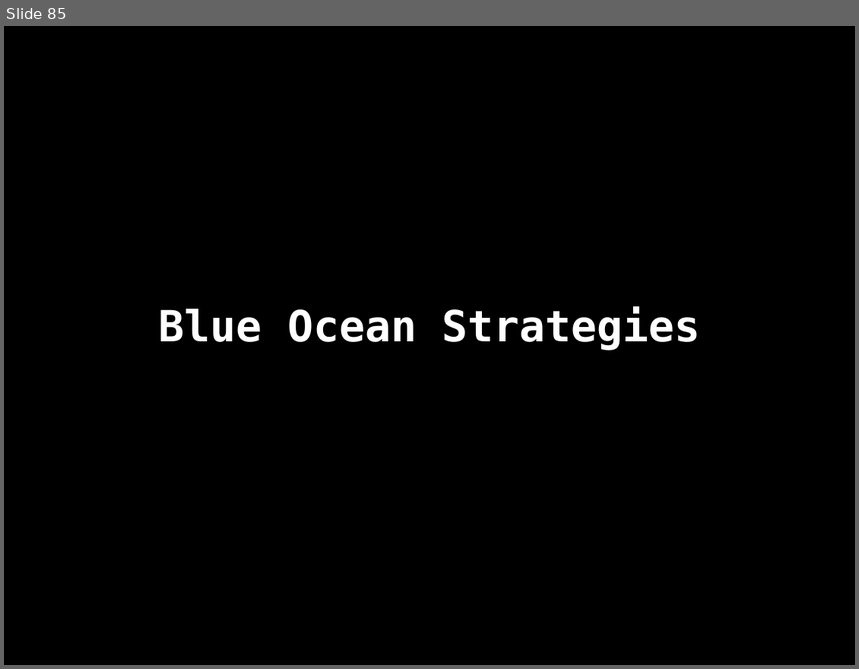
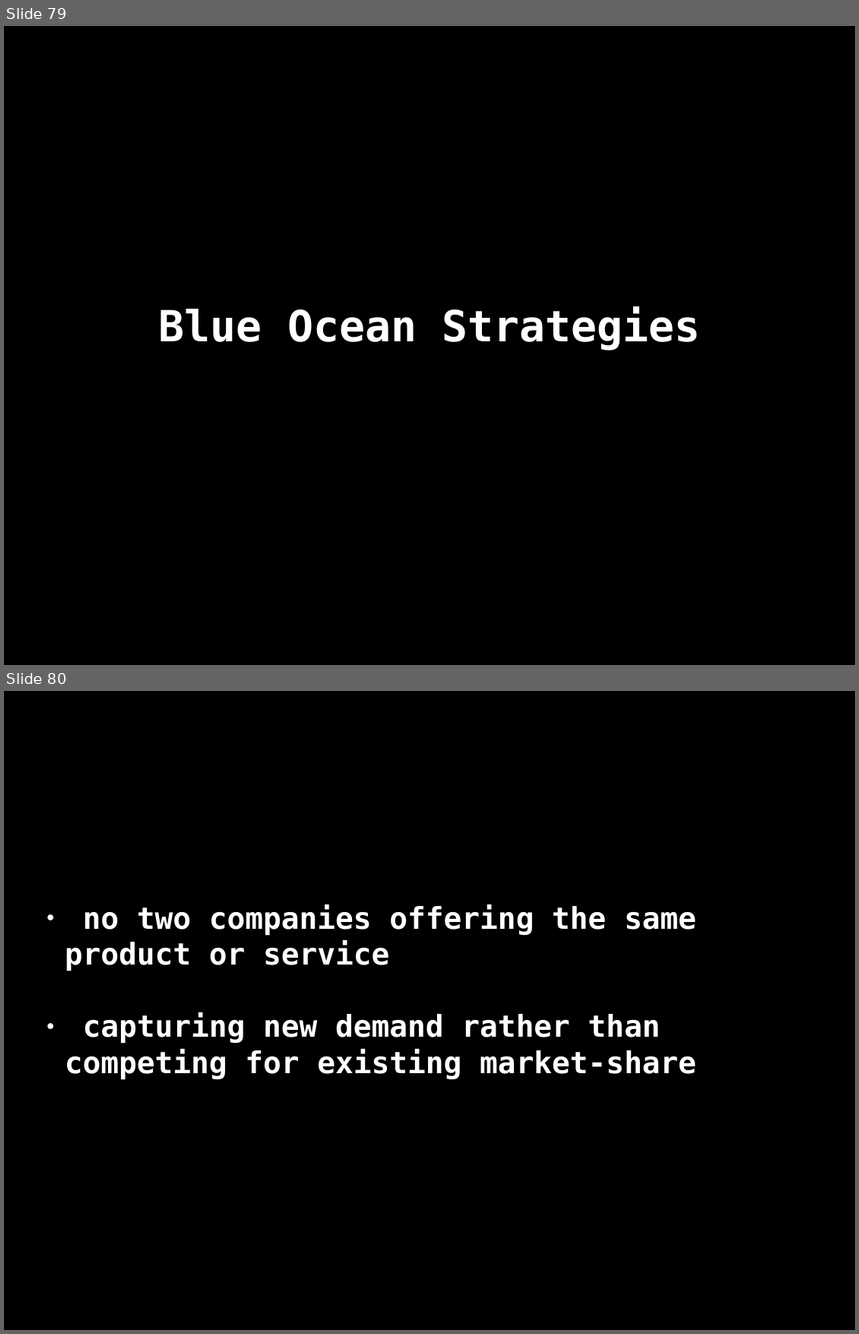
Before and after one commit to danja/hyperdata-2015, a slide deck: docs/salzburg/slides.odp. Shown one above the other, each under a label of ours: slide 85 before the commit, slides 79 and 80 after it. The pictures are 859x669 and 859x1334 pixels, drawn with LibreOffice and Linux fonts; fonts in the diff are those of the drawing. Boxes give left, top, right and bottom in pixels: in the first picture for what was removed or moved away, otherwise in the second. Text is boxed around its words. In the diff, an @@ line names an element or a change of style, - is before the commit and + after.

```diff
--- a/docs/salzburg/slides.odp
+++ b/docs/salzburg/slides.odp
@@ slide 80 added at [4, 691, 855, 1330], background #000000 @@
@@ subtitle added at [65, 905, 696, 1080], 28 pt, text #FFFFFF, bold @@
+● no two companies offering the same product or service
+● capturing new demand rather than competing for existing market-share
@@ what was slide 85 is now slide 79 @@
```
Also in this commit, not shown: 5 slides changed, 3 other slides added, 1 slide removed, 2 other files.
